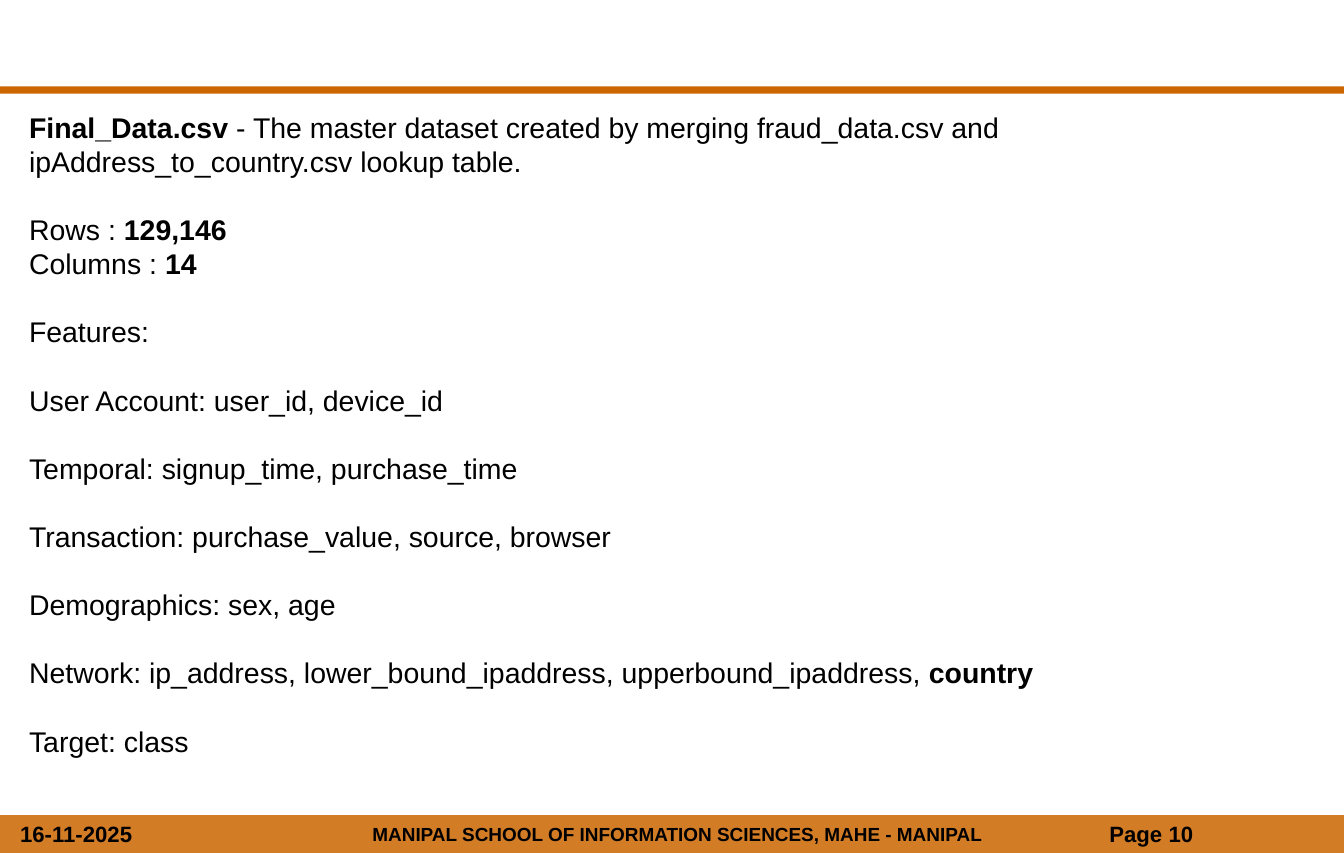
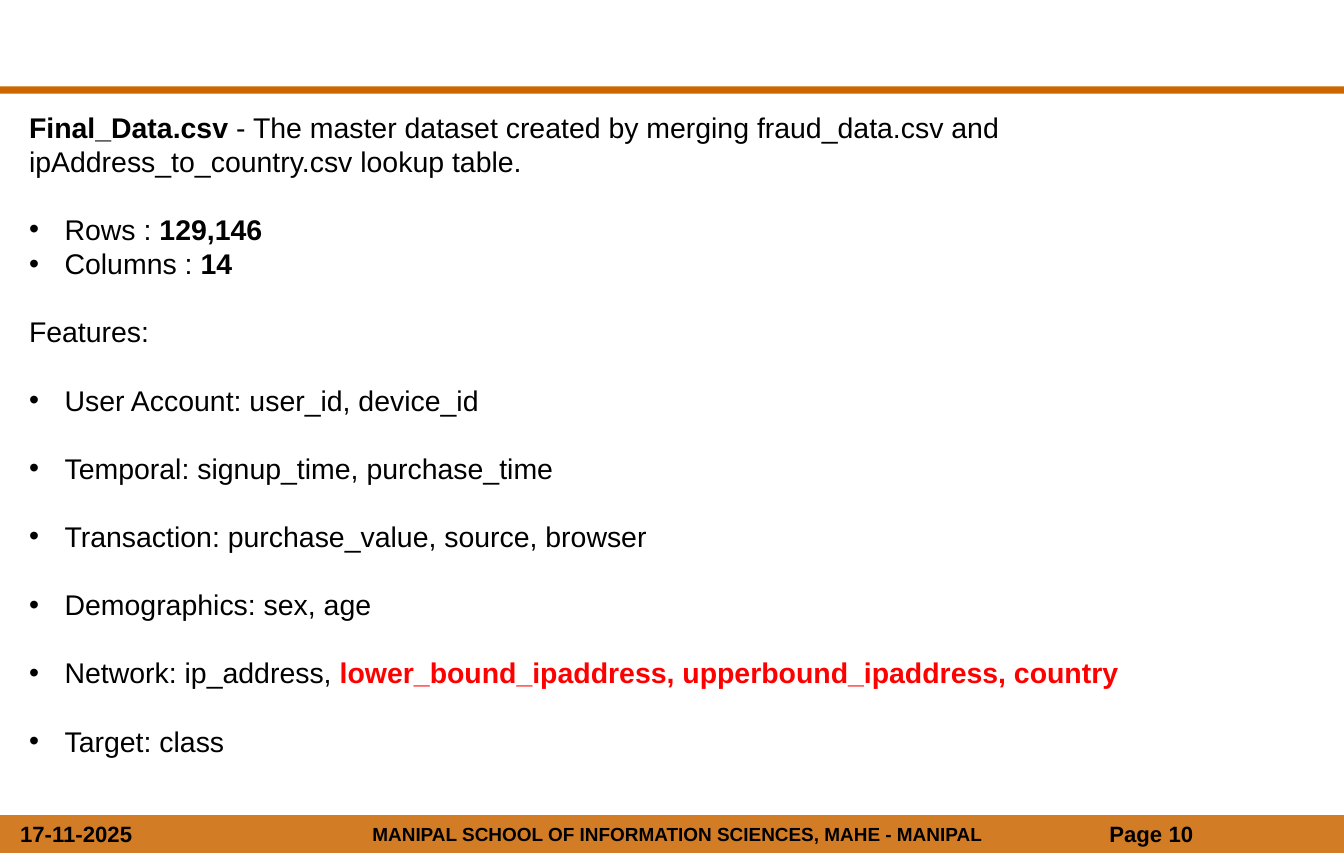
Before and after one commit to suhaasd/Fraud_Detection_Using_Machine_Learning, a slide deck: slide 10 of Fraud_Detection/fraud detection.pptx. Drawn at 1344x853 pixels with LibreOffice and Linux fonts; fonts in the diff are those of the drawing; background and template pictures are left out. Boxes give left, top, right and bottom in pixels: in the first picture for what was removed or moved away, otherwise in the second. Text is boxed around its words. In the diff, an @@ line names an element or a change of style, - is before the commit and + after.

```diff
--- a/Fraud_Detection/fraud detection.pptx
+++ b/Fraud_Detection/fraud detection.pptx
@@ text at bbox=[65, 220, 1118, 757]: text colour #000000 to #FF0000 in "lower_bound_ipaddress, upperbound_ipaddress, country"; bold on in "lower_bound_ipaddress, upperbound_ipaddress,"; bullet none to • @@
@@ text at bbox=[20, 826, 132, 843]: text changed @@
-16-11-2025
+17-11-2025
```
Also in this commit, not shown: 38 other slides changed, 3 slides added.
